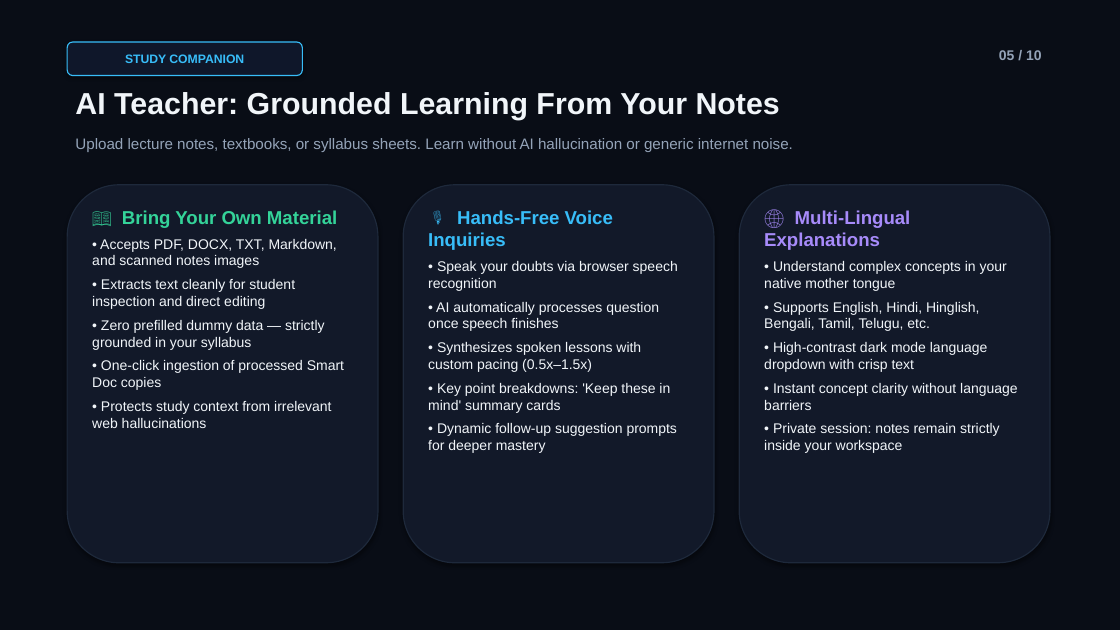
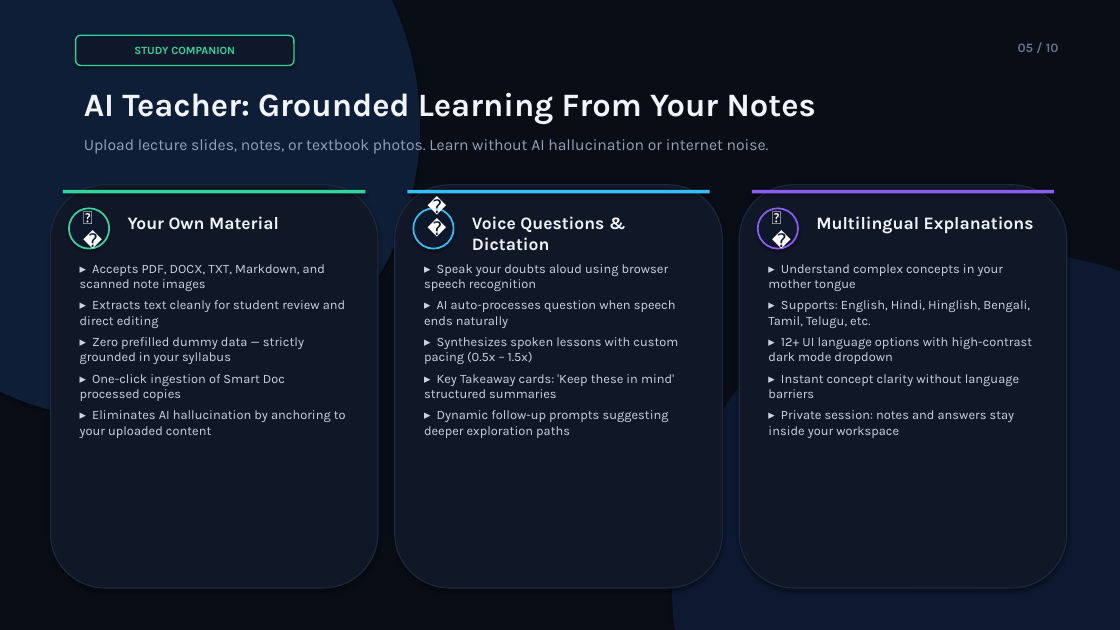
Before and after one commit to bhashkar108/miniproject, a slide deck: slide 5 of TECH_AI_Smart_Way_Presentation.pptx. Drawn at 1120x630 pixels with LibreOffice and Linux fonts; fonts in the diff are those of the drawing. Boxes give left, top, right and bottom in pixels: in the first picture for what was removed or moved away, otherwise in the second. Text is boxed around its words. In the diff, an @@ line names an element or a change of style, - is before the commit and + after.

Commit message:
feat: premium UI/UX redesigned 10-slide PPTX with glassmorphism cards, accent lines, orb visual, and polished team cards

```diff
--- a/TECH_AI_Smart_Way_Presentation.pptx
+++ b/TECH_AI_Smart_Way_Presentation.pptx
@@ ellipse added at (0,0,420,420), fill #0E1E37 @@
@@ rounded rectangle "STUDY COMPANION": place and size @@
-rounded rectangle "STUDY COMPANION" at (67,42,302,76)
+rounded rectangle "STUDY COMPANION" at (76,35,294,66)
@@ rounded rectangle "STUDY COMPANION" at (76,35,294,66): size 10.5 to 9.5 pt, font Arial to Karla, text colour #38BDF8 to #34D399; outline #38BDF8 1 pt to #34D399 1.2 pt @@
@@ text "05 / 10": place and size @@
-text "05 / 10" at (999,50,1042,60)
+text "05 / 10" at (1018,43,1059,52)
@@ text "05 / 10" at (1018,43,1059,52): size 12 to 11 pt, font Arial to Karla, text colour #94A3B8 to #64748B @@
@@ text "AI Teacher: Grounded Learning From ...": place and size @@
-text "AI Teacher: Grounded Learning From ..." at (75,92,780,120)
+text "AI Teacher: Grounded Learning From ..." at (84,92,816,125)
@@ text "AI Teacher: Grounded Learning From ..." at (84,92,816,125): size 26 to 28 pt, font Arial to Karla @@
@@ text at (84,139,769,154): text changed; size 13 to 13.5 pt; font Arial to Karla @@
-Upload lecture notes, textbooks, or syllabus sheets. Learn without AI hallucination or generic internet noise.
+Upload lecture slides, notes, or textbook photos. Learn without AI hallucination or internet noise.
@@ rounded rectangle: place and size @@
-rounded rectangle at (403,185,714,563)
+rounded rectangle at (50,185,378,588)
@@ rounded rectangle at (50,185,378,588): fill #121929 to #101727 @@
@@ rectangle added at (63,190,365,193), fill #34D399 @@
@@ rounded rectangle removed at (67,185,378,563) @@
@@ ellipse added at (69,208,109,249), fill #0F172A, outline #34D399 1.5 pt, 16 pt, text #FFFFFF @@
+📖
@@ rounded rectangle added at (395,185,723,588), fill #101727, outline #1E293B 1 pt @@
@@ rectangle added at (408,190,710,193), fill #38BDF8 @@
@@ ellipse added at (413,208,454,249), fill #0F172A, outline #38BDF8 1.5 pt, 16 pt, text #FFFFFF @@
+🎙️
@@ rounded rectangle at (739,185,1067,588): fill #121929 to #101727 @@
@@ rounded rectangle: place and size @@
-rounded rectangle at (739,185,1050,563)
+rounded rectangle at (739,185,1067,588)
@@ rectangle added at (752,190,1054,193), fill #8B5CF6 @@
@@ ellipse added at (758,208,798,249), fill #0F172A, outline #8B5CF6 1.5 pt, 16 pt, text #FFFFFF @@
+🌐
@@ text added at (128,216,279,230), 15 pt, text #F1F5F9, bold @@
+Your Own Material
@@ text added at (472,216,604,251), 15 pt, text #F1F5F9, bold @@
+Voice Questions & Dictation
@@ text added at (816,216,1034,234), 15 pt, text #F1F5F9, bold @@
+Multilingual Explanations
@@ text at (80,264,346,438): text changed; size 12 to 11 pt; font Arial to Karla; text colour #F1F5F9 to #CBD5E1 @@
-📖 Bring Your Own Material
-• Accepts PDF, DOCX, TXT, Markdown, and scanned notes images
-• Extracts text cleanly for student inspection and direct editing
-• Zero prefilled dummy data — strictly grounded in your syllabus
-• One-click ingestion of processed Smart Doc copies
-• Protects study context from irrelevant web hallucinations
+▸ Accepts PDF, DOCX, TXT, Markdown, and scanned note images
+▸ Extracts text cleanly for student review and direct editing
+▸ Zero prefilled dummy data — strictly grounded in your syllabus
+▸ One-click ingestion of Smart Doc processed copies
+▸ Eliminates AI hallucination by anchoring to your uploaded content
@@ text at (424,264,678,438): text changed; size 12 to 11 pt; font Arial to Karla; text colour #F1F5F9 to #CBD5E1 @@
-🎙️ Hands-Free Voice Inquiries
-• Speak your doubts via browser speech recognition
-• AI automatically processes question once speech finishes
-• Synthesizes spoken lessons with custom pacing (0.5x–1.5x)
-• Key point breakdowns: 'Keep these in mind' summary cards
-• Dynamic follow-up suggestion prompts for deeper mastery
+▸ Speak your doubts aloud using browser speech recognition
+▸ AI auto-processes question when speech ends naturally
+▸ Synthesizes spoken lessons with custom pacing (0.5x – 1.5x)
+▸ Key Takeaway cards: 'Keep these in mind' structured summaries
+▸ Dynamic follow-up prompts suggesting deeper exploration paths
@@ ellipse added at (672,252,1120,630), fill #0C1930 @@
@@ text at (768,264,1033,438): text changed; size 12 to 11 pt; font Arial to Karla; text colour #F1F5F9 to #CBD5E1 @@
-🌐 Multi-Lingual Explanations
-• Understand complex concepts in your native mother tongue
-• Supports English, Hindi, Hinglish, Bengali, Tamil, Telugu, etc.
-• High-contrast dark mode language dropdown with crisp text
-• Instant concept clarity without language barriers
-• Private session: notes remain strictly inside your workspace
+▸ Understand complex concepts in your mother tongue
+▸ Supports: English, Hindi, Hinglish, Bengali, Tamil, Telugu, etc.
+▸ 12+ UI language options with high-contrast dark mode dropdown
+▸ Instant concept clarity without language barriers
+▸ Private session: notes and answers stay inside your workspace
```
Also in this commit, not shown: 9 other slides changed, 3 other files.
